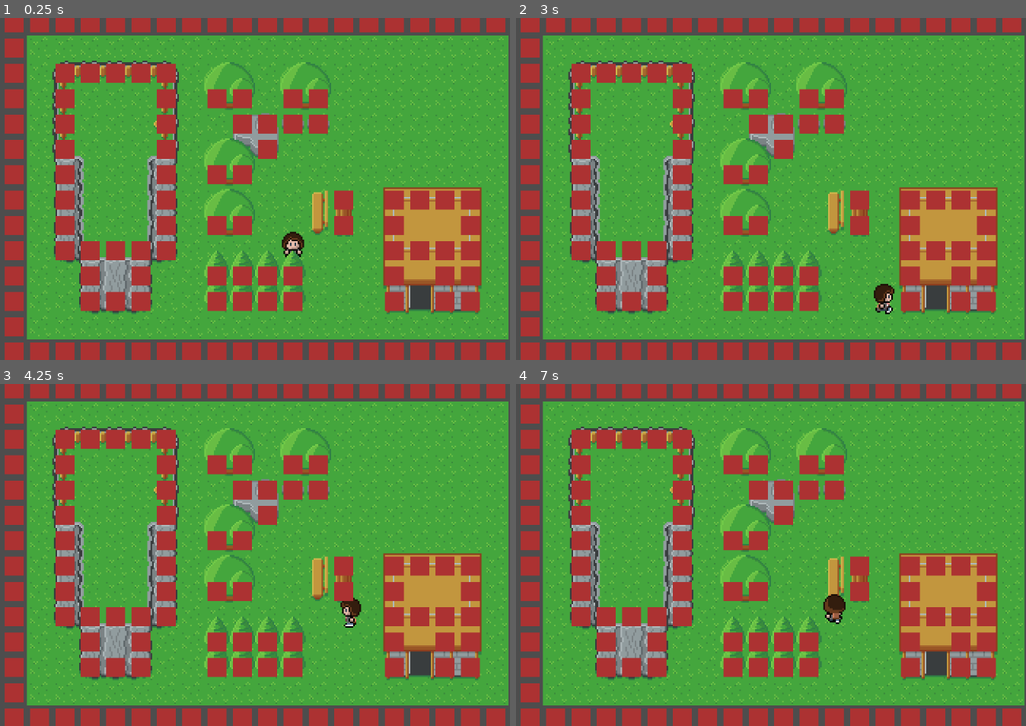
Above: before the commit, frames 1-4 (two rows, left to right).
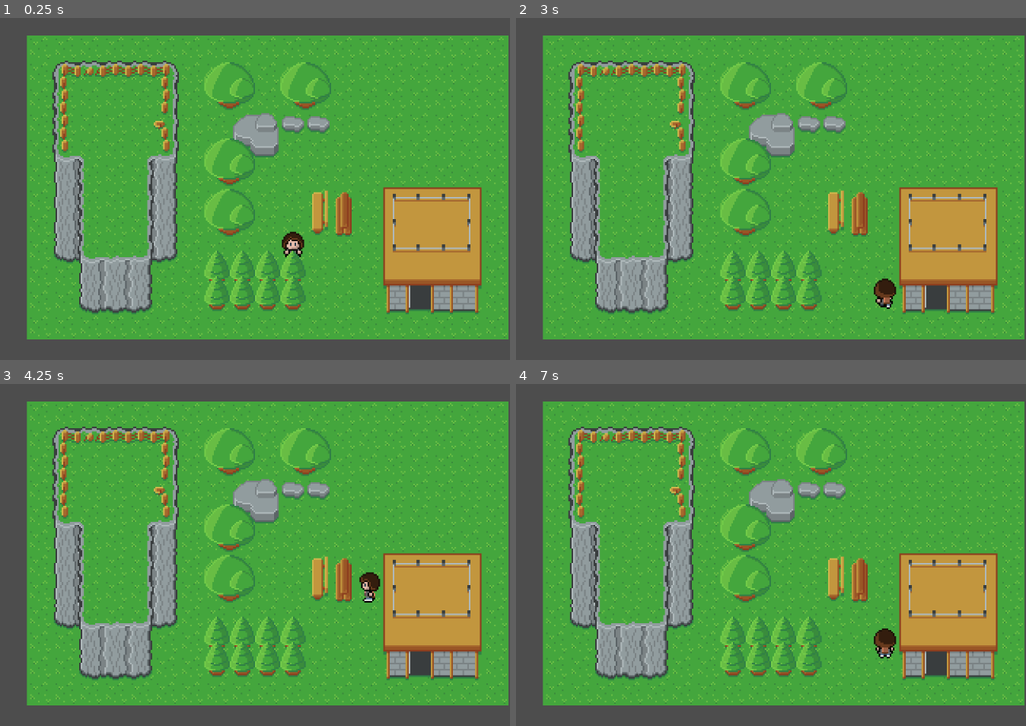
Above: after the commit, the same moments.

Repository: minkezhang/lis
Game: Godot game, scene res://scenes/overworld/map/map.tscn
The game is run twice, just before and just after one commit, with the same random seed, the same clock (stepped at 60 frames per second) and the same inputs. The project has no main scene, so this scene is started directly.
Inputs:
- Up to frame 1 (0.25 s): no input
- Up to frame 2 (3 s): tap Enter at 0.5 s; hold Right (ui_right) 0.53-1.28 s; hold Down (ui_down) 1.28-2.03 s; hold Right (ui_right) 2.03-2.78 s; tap Space at 2.75 s; hold Up (ui_up) from 2.78 s (still down)
- Up to frame 3 (4.25 s): release Up (ui_up) at 3.53 s; hold Left (ui_left) from 3.53 s (still down)
- Up to frame 4 (7 s): release Left (ui_left) at 5.03 s; hold Down (ui_down) 5.03-5.78 s; hold Right (ui_right) 5.78-6.53 s; hold Up (ui_up) from 6.53 s (still down)

The runs differ from the first frame. In frame 1, 24% of the frame differs, in the area x 0-100%, y 0-100%; in frame 2, 24%; in frame 3, 24%; in frame 4, 24%.

Commit message:
Update character.gd to be more responsive input for wall collisions

Diff:
--- a/entities/common/character/character.gd
+++ b/entities/common/character/character.gd
@@ -35,13 +35,14 @@
 func animate_move(o: _libgeo.Orientation, is_clear: bool):
 	var source = _gp.to_grid(animation_sprite.position)
 	var target = source + Vector2i(_libgeo.ORIENTATION_RAY[o]) if is_clear else source
+	var duration = (1.0 if is_clear else 0.5) / _SPEED
 	_p.set_state(_libpose.Pose.WALK, o)
 	_tween = get_tree().create_tween()
 	_tween.tween_property(
 		animation_sprite,
 		'position',
 		_gp.to_world(target),
-		1.0 / _SPEED,
+		duration,
 	)
 	_tween.tween_callback(func(): SignalBus.move_ended.emit(self))
 	_tween.play()
--- a/scenes/overworld/map/map.gd
+++ b/scenes/overworld/map/map.gd
@@ -1,10 +1,6 @@
 extends Node2D
 
 const _libgeo = preload('res://lib/geo.gd')
-
-
-func grid(n: Character) -> Vector2i:
-	return Vector2i(to_local(n.animation_sprite.global_position)) / _libgeo.GRID_DIMENSION
 
 
 func _move_pushed_handler(
--- a/scenes/overworld/map/map.tscn
+++ b/scenes/overworld/map/map.tscn
@@ -306,7 +306,6 @@
 layer_0/name = "Obstacles"
 layer_0/tile_data = PackedInt32Array(65535, 0, 1, 131071, 0, 1, 196607, 0, 1, 262143, 0, 1, 0, 0, 1, 1, 0, 1, 2, 0, 1,  …(1747 unchanged characters)…
 script = ExtResource("5_q02i5")
-debug = true
 
 [node name="Characters" type="Node" parent="."]
 
